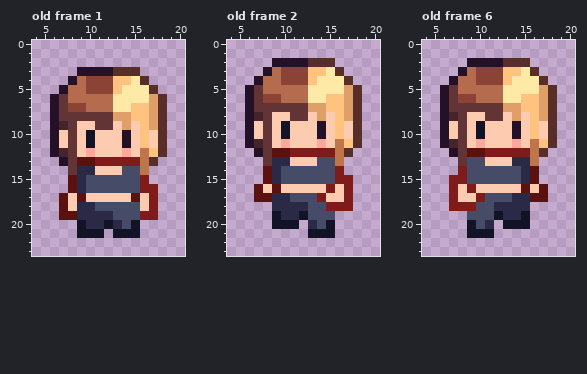
Pixel-art file -- aseprite/run_down.aseprite. The picture above was drawn from the file before the commit.
24x24 pixels, 8 frames. Shown: old frame 1: x 4..20, y 0..23; old frame 2: x 4..20, y 0..23; old frame 6: x 4..20, y 0..23. The commit also changed other frames, which this record leaves out.
And afterwards:
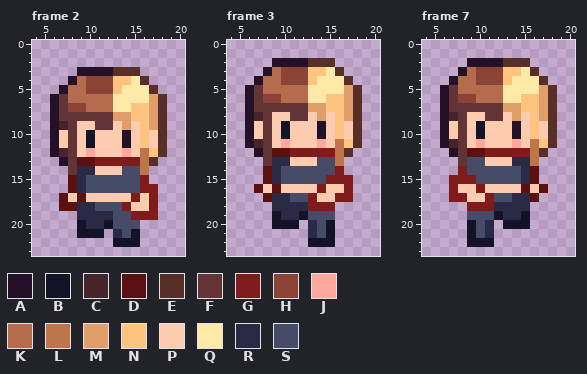
Palette (. is transparent): A #251127  B #131327  C #46242c  D #5c1111  E #582f28  F #623436  G #801b1b  H #8b4335  J #ffa69d  K #b56c4e  L #bd7549  M #e09e68  N #ffc380  P #fdcbb0  Q #ffe9a6  R #2a2a47  S #464b67
A new or re-ordered frame is compared with the old frame closest to it.
From old to new:
frames re-ordered
--- frame 2 against old frame 1
@@ x 4..20 @@
 16 ....DRSSSSSSGG...
-17 ...DPDPPPPPDPG...
-18 ...DPRRSSSSSPG...
-19 ...DDRRRRSSSGG...
-20 .....BRRBRSB.....
-21 .....BBB.BBB.....
-22 .................
+17 ...DPDPPPPPGPG...
+18 ...DDRRSSSGPPG...
+19 .....RRRRSSGGG...
+20 .....BRRBSSS.....
+21 .....BBB.RSB.....
+22 .........BBB.....
 23 .................
--- frame 3 against old frame 2
@@ x 4..20 @@
 14 ....DRSSSSSSG....
-15 ....DRSSSSSSGG...
-16 ...DPDPPPPPGPG...
-17 ...DDRRSSSGPPG...
-18 .....RRRRSSGGG...
+15 ....DRSSSSSGGG...
+16 ...DPDPPPPGPPG...
+17 ....DRRSSGPPGG...
+18 .....RRRRGGG.....
 19 .....BRRBSSS.....
 20 .....BBB.RSB.....
-21 .........BBB.....
-22 .................
+21 .........RSB.....
+22 .........BBB.....
 23 .................
--- frame 7 against old frame 6
@@ x 4..20 @@
 14 ....GSSSSSSRD....
-15 ...GGSSSSSSRD....
-16 ...GPGPPPPPDPD...
-17 ...GPPGSSSRRDD...
-18 ...GGGSSRRRR.....
+15 ...GGGSSSSSRD....
+16 ...GPPGPPPPDPD...
+17 ...GGPPGSSRRD....
+18 .....GGGRRRR.....
 19 .....SSSBRRB.....
 20 .....BSR.BBB.....
-21 .....BBB.........
-22 .................
+21 .....BSR.........
+22 .....BBB.........
 23 .................
Where, in picture pixels (left, top, right, bottom), the same in both pictures:
changed: (113, 193, 140, 247)
changed: (59, 202, 77, 220)
changed: (308, 175, 353, 247)
erased: (254, 193, 263, 202)
changed: (449, 175, 494, 247)
erased: (539, 193, 548, 202)
